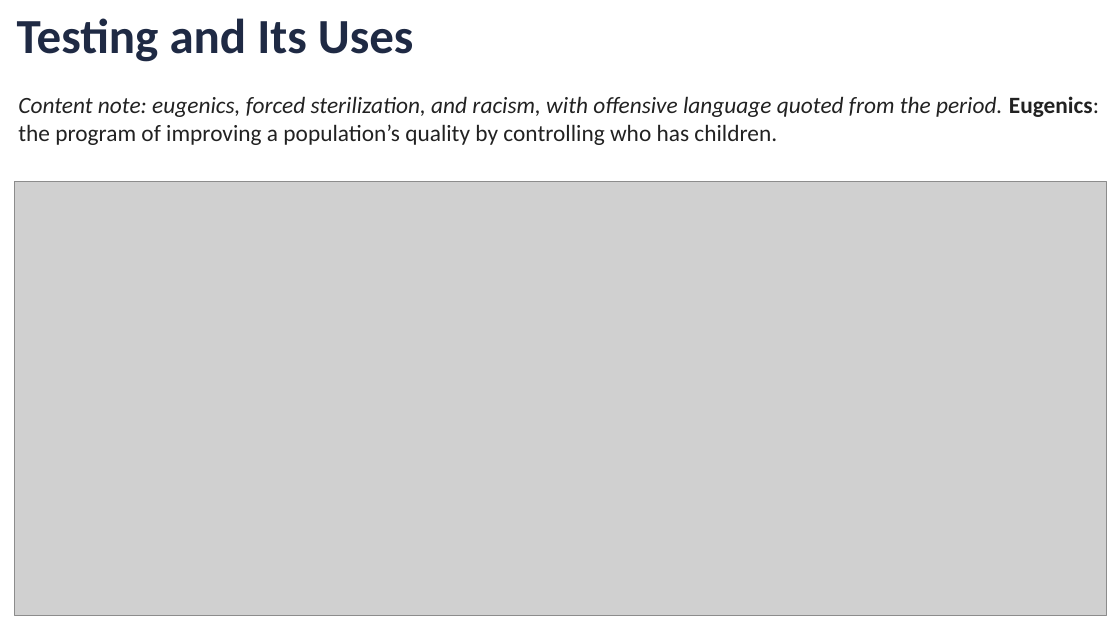
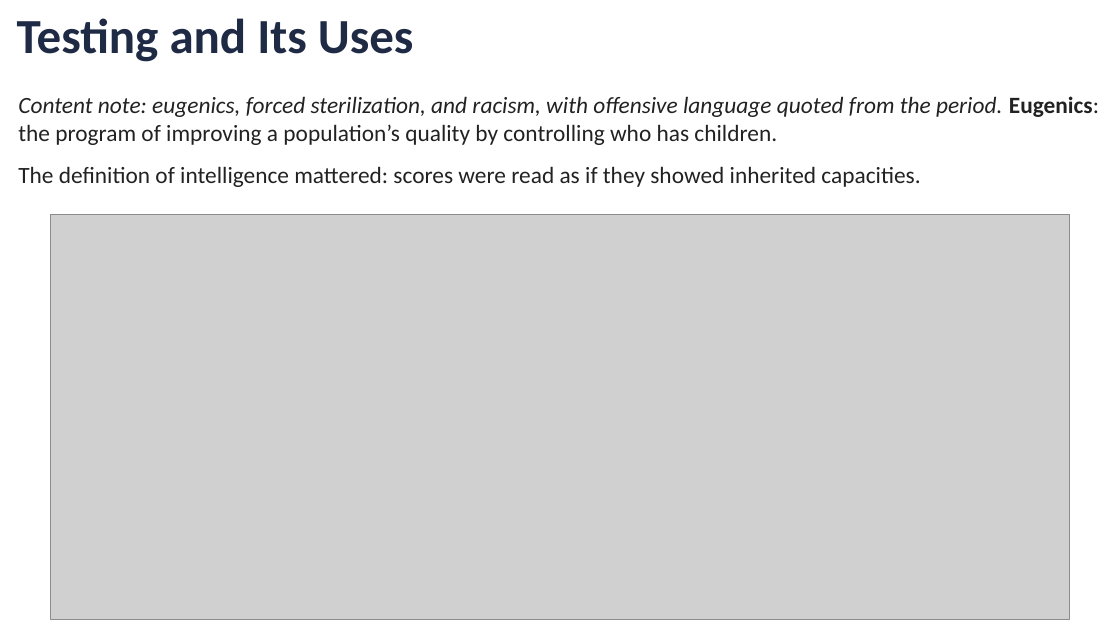
Before and after one commit to jonwillits/intro_to_bcs, a slide deck: slide 11 of planning_and_decisionmaking/planning_and_decisionmaking_lecture_1.pptx. Drawn at 1120x630 pixels with LibreOffice and Linux fonts; fonts in the diff are those of the drawing; grey boxes stand for pictures. Boxes give left, top, right and bottom in pixels: in the first picture for what was removed or moved away, otherwise in the second. Text is boxed around its words. In the diff, an @@ line names an element or a change of style, - is before the commit and + after.

Commit message:
Lab 12: Intelligence and Thinking Ahead, handout and report

```diff
--- a/planning_and_decisionmaking/planning_and_decisionmaking_lecture_1.pptx
+++ b/planning_and_decisionmaking/planning_and_decisionmaking_lecture_1.pptx
@@ text at (x1=18, y1=166, x2=920, y2=187): paragraph added @@
+The definition of intelligence mattered: scores were read as if they showed inherited capacities.
@@ picture resized from (x1=14, y1=181, x2=1107, y2=615) to (x1=50, y1=214, x2=1070, y2=619) @@
```
Also in this commit, not shown: 1 slide added, 1 slide removed, 12 other files.
